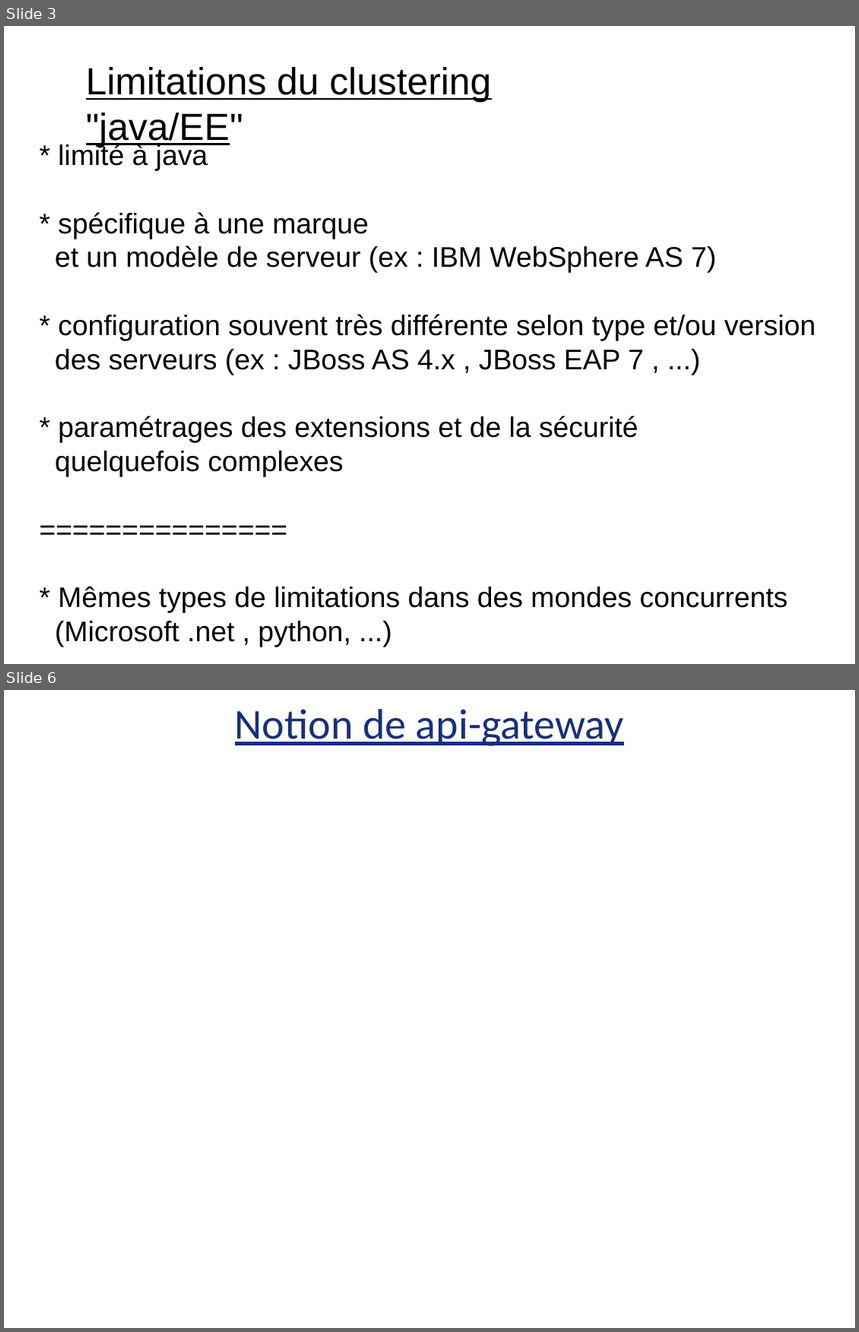
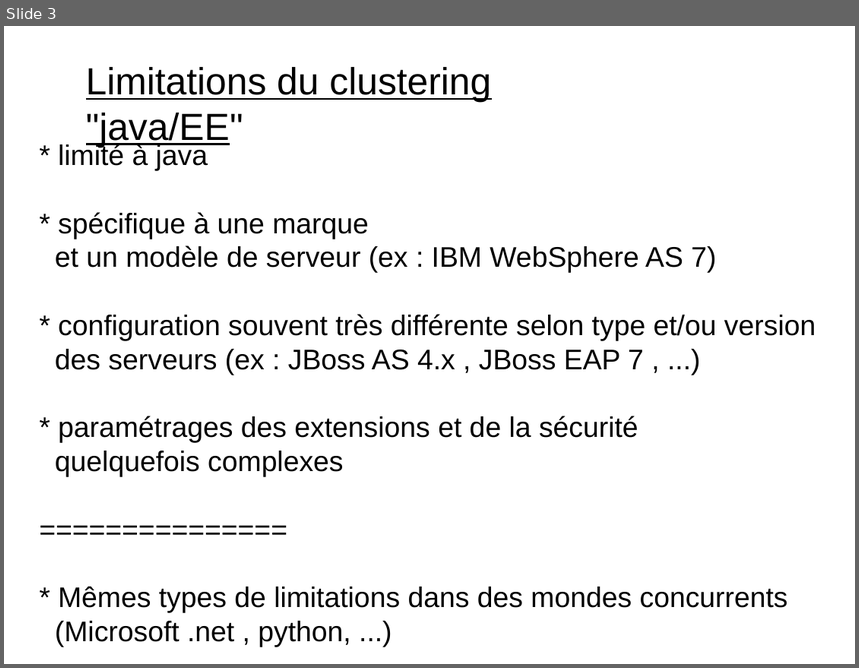
Before and after one commit to didier-tp/afc2021, a slide deck: docs/infrastructures_cloud_et_microservices.pptx. Shown one above the other, each under a label of ours: slides 3 and 6 before the commit, slide 3 after it; the slides between them are not shown. The pictures are 859x1332 and 859x668 pixels, drawn with LibreOffice and Linux fonts; fonts in the diff are those of the drawing. Boxes give left, top, right and bottom in pixels: in the first picture for what was removed or moved away, otherwise in the second. Text is boxed around its words. In the diff, an @@ line names an element or a change of style, - is before the commit and + after.

```diff
--- a/docs/infrastructures_cloud_et_microservices.pptx
+++ b/docs/infrastructures_cloud_et_microservices.pptx
@@ slide 6 removed at box(4, 690, 855, 1328), background #FFFFFF @@
@@ text removed at box(235, 709, 624, 746) @@
-Notion de api-gateway
```
Also in this commit, not shown: 5 slides changed, 4 slides added, 2 other slides removed, 6 other files.
